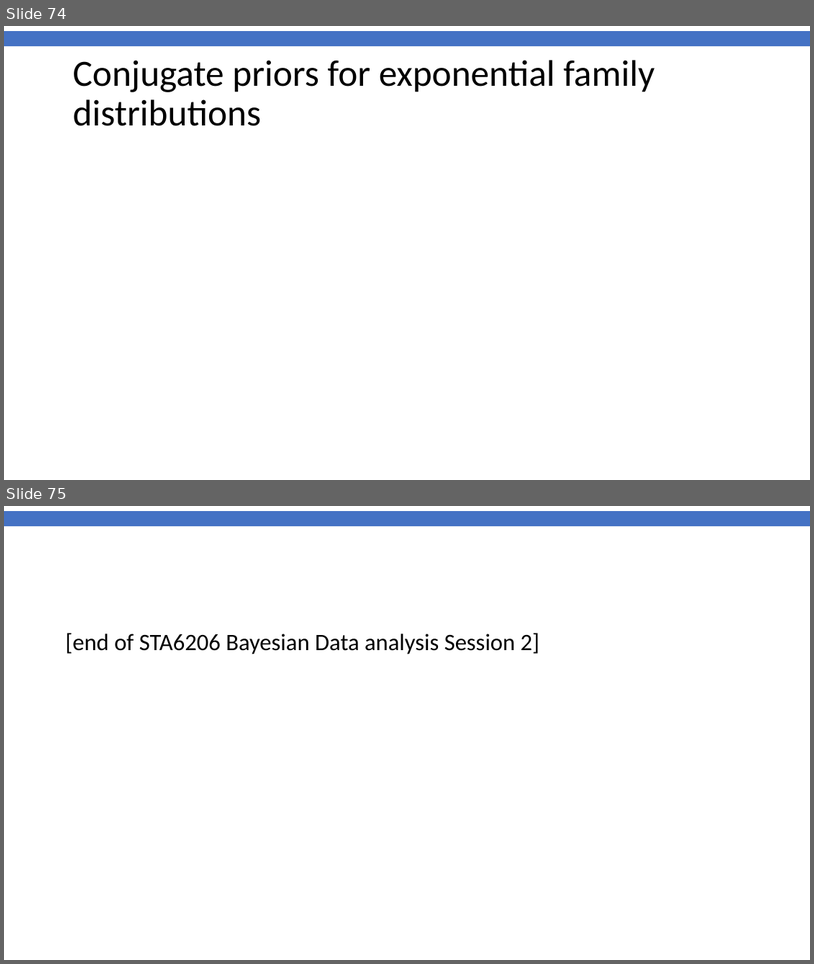
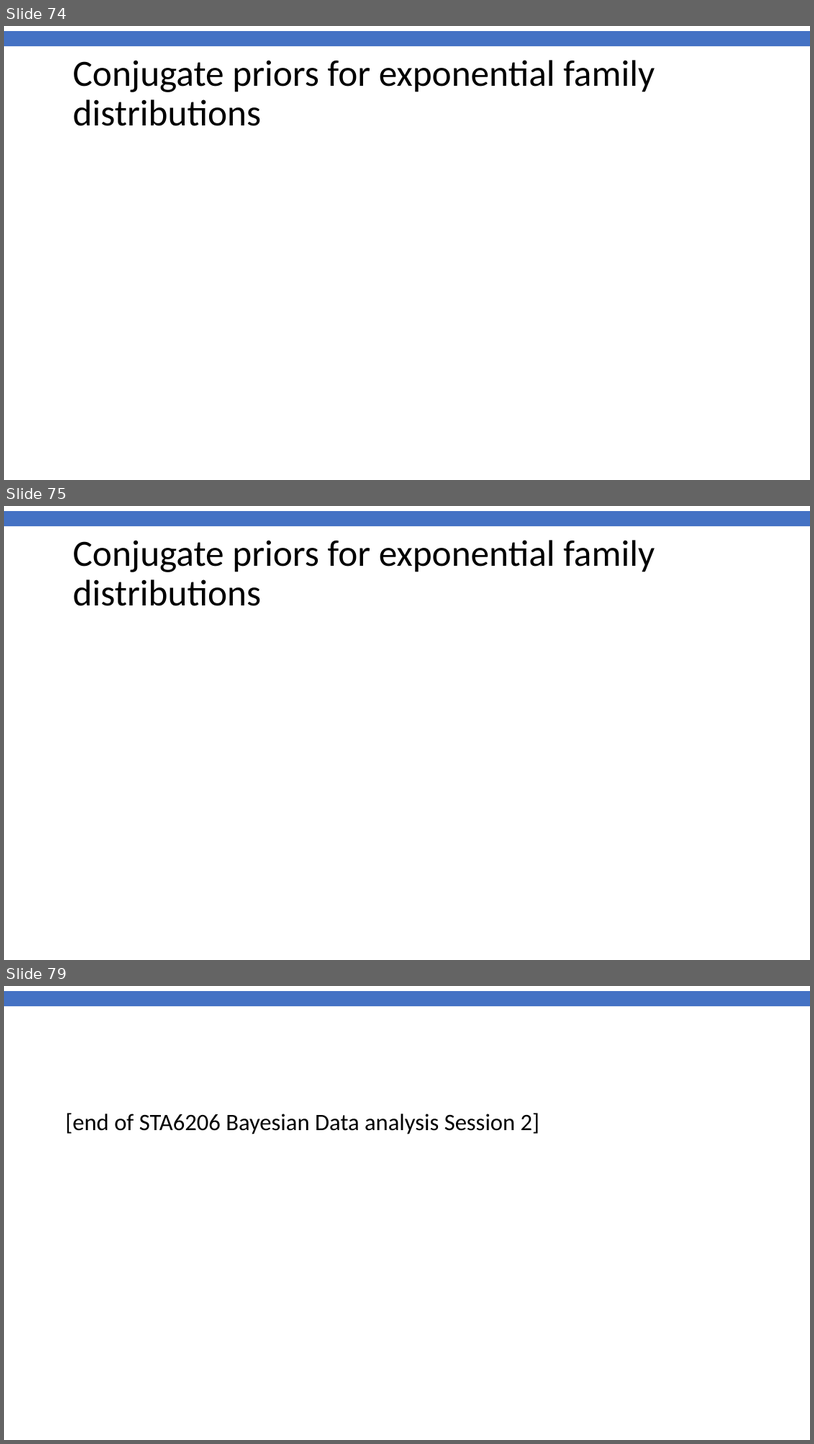
Before and after one commit to anhnguyendepocen/Chanco_STA6206, a slide deck: Chanco_STA6206_BDA_2019_Henrion_Session2.pptx. Shown one above the other, each under a label of ours: slides 74 and 75 before the commit, slides 74, 75 and 79 after it; the slides between them are not shown. The pictures are 814x964 and 814x1444 pixels, drawn with LibreOffice and Linux fonts; fonts in the diff are those of the drawing; background and template pictures are left out. Boxes give left, top, right and bottom in pixels: in the first picture for what was removed or moved away, otherwise in the second. Text is boxed around its words. In the diff, an @@ line names an element or a change of style, - is before the commit and + after.

```diff
--- a/Chanco_STA6206_BDA_2019_Henrion_Session2.pptx
+++ b/Chanco_STA6206_BDA_2019_Henrion_Session2.pptx
@@ slide 75 added at (4,506,810,960), background #FFFFFF; not listed: 1 template element that a slide beside it also shows @@
@@ title added at (73,540,655,606), 44 pt, text #000000 @@
+Conjugate priors for exponential family distributions
@@ what was slide 75 is now slide 79 @@
```
Also in this commit, not shown: 3 other slides added, 1 other file.
